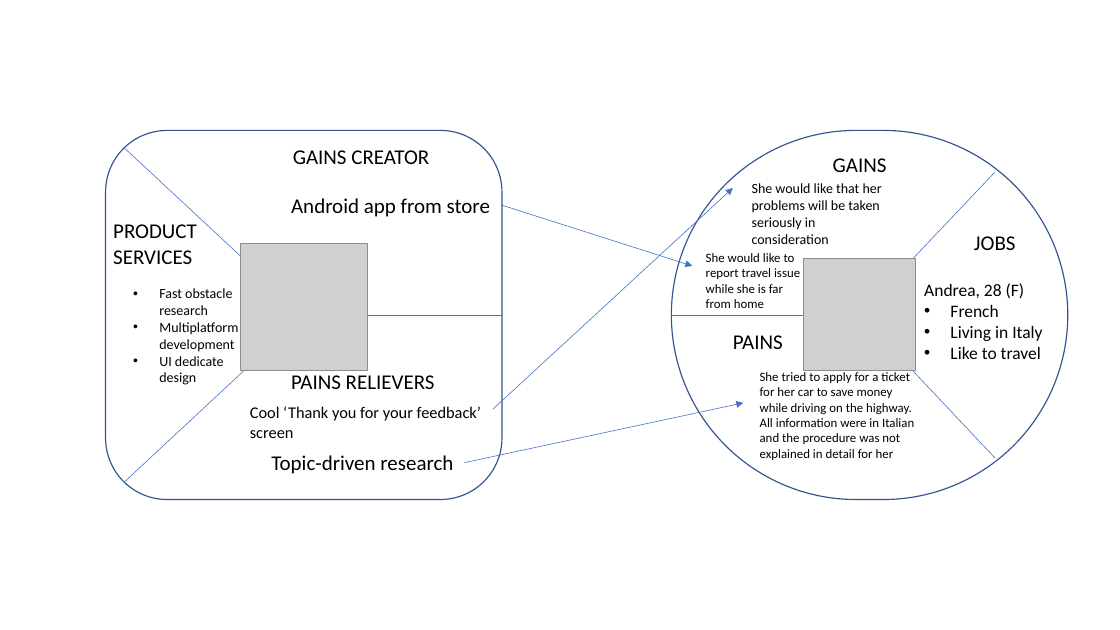
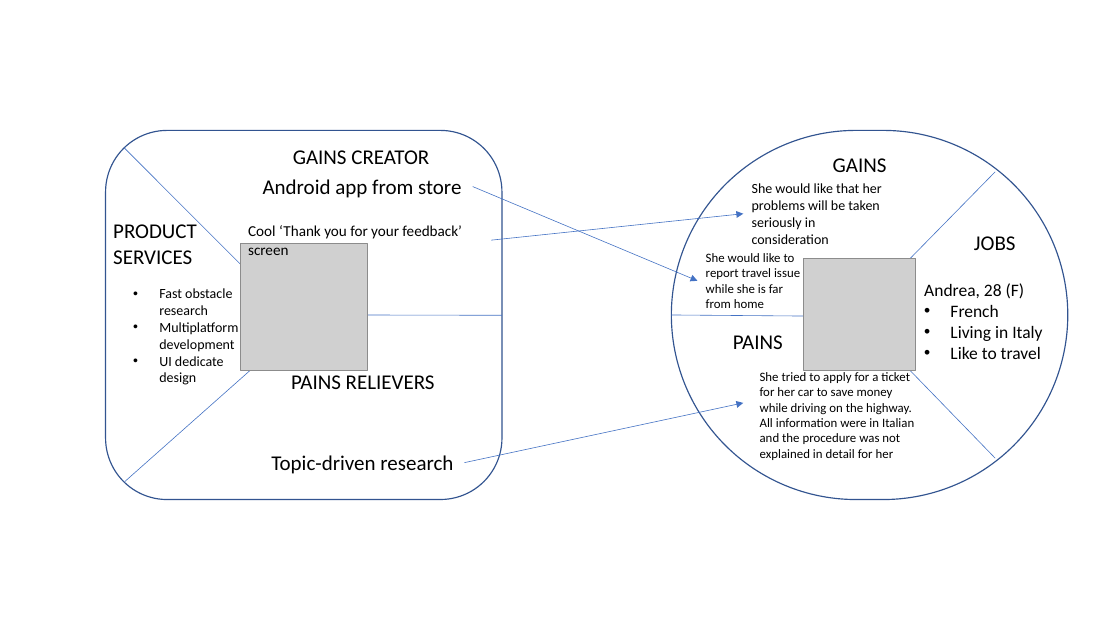
Before and after one commit to gatewayhackaton/brussels-challenge, a slide deck: slide 2 of docs/ValuePropositionCanvas.pptx. Drawn at 1120x630 pixels with LibreOffice and Linux fonts; fonts in the diff are those of the drawing; grey boxes stand for pictures. Boxes give left, top, right and bottom in pixels: in the first picture for what was removed or moved away, otherwise in the second. Text is boxed around its words. In the diff, an @@ line names an element or a change of style, - is before the commit and + after.

```diff
--- a/docs/ValuePropositionCanvas.pptx
+++ b/docs/ValuePropositionCanvas.pptx
@@ line moved from (304, 315) - (124, 148) to (257, 281) - (124, 148) @@
@@ text "Android app from store": place and size @@
-text "Android app from store" at [291, 198, 490, 217]
+text "Android app from store" at [263, 179, 461, 198]
@@ line moved from (860, 315) - (996, 172) to (896, 273) - (996, 172) @@
@@ arrow moved from (502, 205) - (692, 266) to (473, 187) - (697, 281) @@
@@ text "Cool ‘Thank you for your ...": place and size @@
-text "Cool ‘Thank you for your ..." at [250, 406, 481, 438]
+text "Cool ‘Thank you for your ..." at [248, 225, 462, 255]
@@ text "Cool ‘Thank you for your ..." at [248, 225, 462, 255]: size 14 to 13 pt @@
@@ arrow moved from (493, 409) - (733, 188) to (492, 240) - (744, 213) @@
@@ line moved from (304, 315) - (502, 315) to (354, 315) - (502, 315) @@
@@ line moved from (860, 315) - (671, 315) to (813, 316) - (671, 315) @@
@@ line moved from (304, 315) - (125, 481) to (257, 365) - (125, 481) @@
@@ line moved from (860, 315) - (996, 458) to (910, 371) - (996, 458) @@
```
Also in this commit, not shown: 1 slide added, 1 slide removed.
